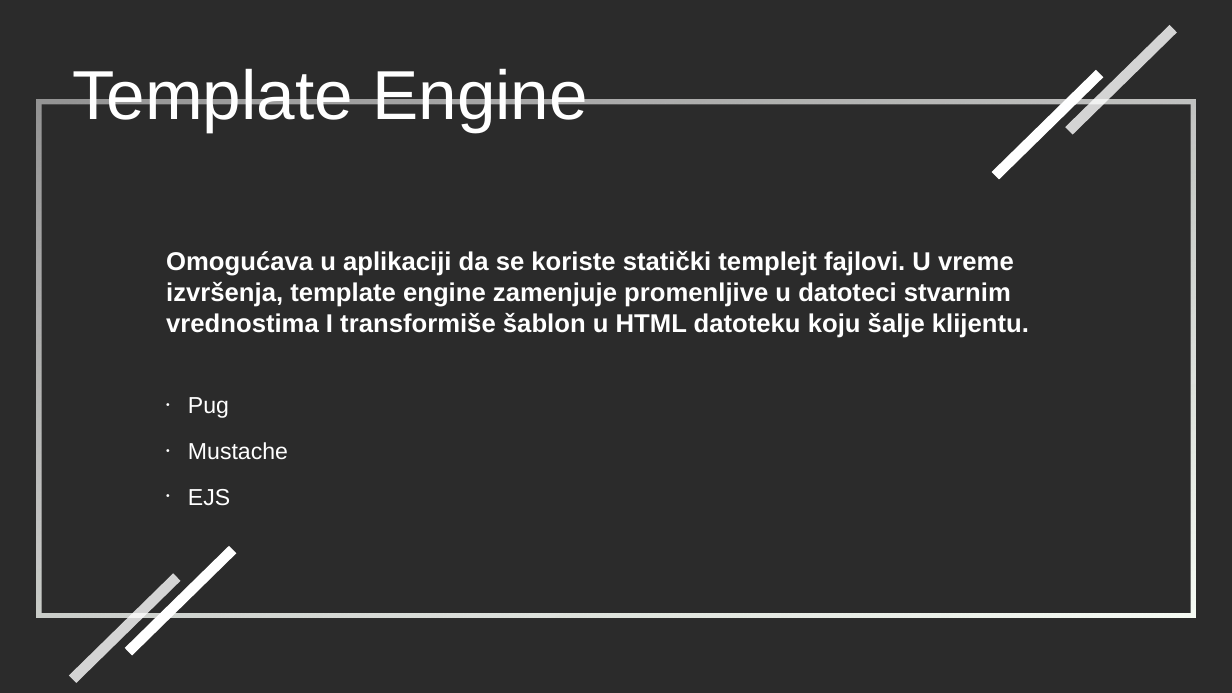
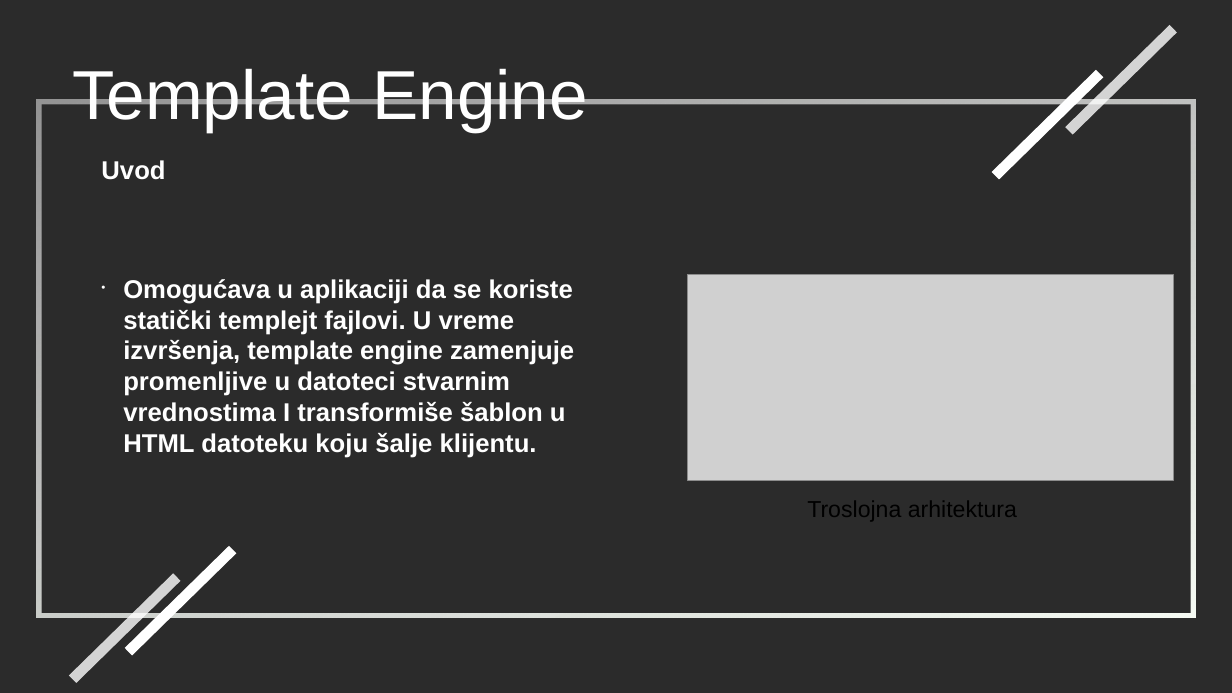
Before and after one commit to stefoverflow/NaperdnoSoftverskoInzenjerstvo, a slide deck: slide 32 of prezentacija.odp (slide 28 before the commit). Drawn at 1232x693 pixels with LibreOffice and Linux fonts; fonts in the diff are those of the drawing; grey boxes stand for pictures; background and template pictures are left out; a plain dark background stands for a picture behind light text. Boxes give left, top, right and bottom in pixels: in the first picture for what was removed or moved away, otherwise in the second. Text is boxed around its words. In the diff, an @@ line names an element or a change of style, - is before the commit and + after.

Commit message:
Add more pictures and slides, 36 slides for now

```diff
--- a/prezentacija.odp
+++ b/prezentacija.odp
@@ text added at (101,160,165,180), 20 pt, text #FFFFFF, bold @@
+Uvod
@@ text "Omogućava u aplikaciji da se ...": place and size @@
-text "Omogućava u aplikaciji da se ..." at (166,251,1029,338)
+text "Omogućava u aplikaciji da se ..." at (123,279,574,458)
@@ text "Omogućava u aplikaciji da se ..." at (123,279,574,458): bullet none to •; more space between paragraphs @@
@@ picture added at (688,274,1174,481) @@
@@ text removed at (188,397,288,506) @@
-• Pug
-• Mustache
-• EJS
@@ text added at (807,501,1017,521), 18 pt, text #000000 @@
+Troslojna arhitektura
```
Also in this commit, not shown: 18 other slides changed, 5 slides added, 6 other files.
